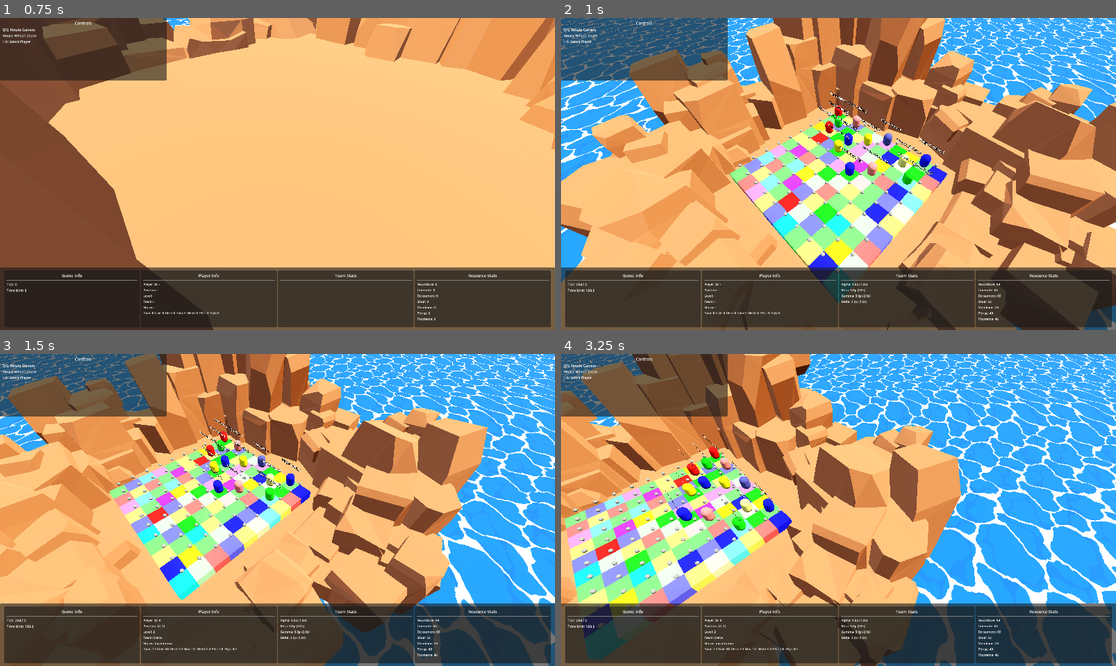
Above: before the commit, frames 1-4 (two rows, left to right).
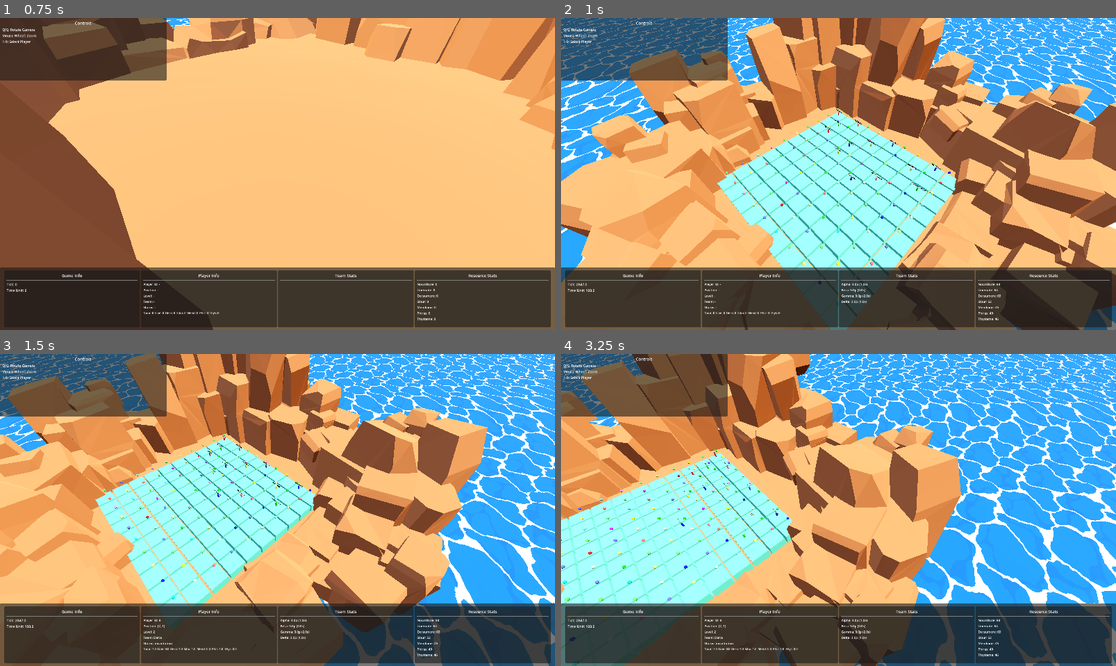
Above: after the commit, the same moments.

Repository: hugomgris/Zappy
Game: Godot game, scene res://scenes/main.tscn
Same seed, same stepped clock (60 frames per second), same inputs: the game is played once before the commit and once after it.
Inputs (mouse positions are in pixels of both pictures, inside the frame that each line leads up to):
- Up to frame 1 (0.75 s): tap Enter at 0.5 s; move the mouse to (399, 158) at 0.52 s; hold D (right) from 0.53 s (still down); tap 1 at 0.6 s; click (399, 158) at 0.67 s
- Up to frame 2 (1 s): keep holding D (right)
- Up to frame 3 (1.5 s): move the mouse to (166, 525) at 1.27 s; release D (right) at 1.28 s; hold S (down) from 1.28 s (still down); tap 9 at 1.35 s
- Up to frame 4 (3.25 s): move the mouse to (894, 441) at 2.02 s; release S (down) at 2.03 s; hold D (right) 2.03-2.78 s; tap 1 at 2.1 s; move the mouse to (810, 572) at 2.77 s; hold W (up) from 2.78 s (still down); tap 9 at 2.85 s; click (810, 572) at 2.92 s

Frame 1 is identical in both runs. In frame 2, 14% of the frame differs, in the area x 28-72%, y 23-100%; in frame 3, 12%; in frame 4, 15%, in the area x 0-42%, y 25-100%.

Commit message:
developing, developing...

Diff:
--- a/zappy_godot/scenes/GameWorldManager.gd
+++ b/zappy_godot/scenes/GameWorldManager.gd
@@ -47,7 +47,52 @@
 			tiles[Vector2i(x, y)] = tile_scene
 
 			# Update tile visual with current data
-			_update_tile_visual(x, y)
+			#_update_tile_visual(x, y)
+			_set_up_tile(x, y)
+
+func _set_up_tile(x: int,y: int):
+	var tile_pos = Vector2i(x, y)
+	if not tiles.has(tile_pos):
+		return
+
+	var tile_scene = tiles[tile_pos]
+	var tile_data = GameData.get_tile_data(x, y)
+	if not tile_data:
+		return
+
+	var marker_1 := tile_scene.get_node("Marker3D") as Marker3D
+	var resource_scene := preload("res://scenes/tile/resource.tscn").instantiate()
+	var mesh_instance := resource_scene.get_node("MeshInstance3D") as MeshInstance3D
+	if (marker_1 and resource_scene and mesh_instance.material_override):
+		var new_material := mesh_instance.material_override.duplicate() as StandardMaterial3D
+
+		var max_resource = 0
+		var dominant_resource = ""
+		for resource in tile_data.resources:
+			if tile_data.resources[resource] > max_resource:
+				max_resource = tile_data.resources[resource]
+				dominant_resource = resource
+
+		var resource_colors = {
+			"nourriture": Color.GREEN,
+			"linemate": Color.YELLOW,
+			"deraumere": Color.BLUE,
+			"sibur": Color.RED,
+			"mendiane": Color.PURPLE,
+			"phiras": Color.ORANGE,
+			"thystame": Color.CYAN
+		}
+
+		if dominant_resource != "" and max_resource > 0:
+			var base_color = resource_colors.get(dominant_resource, Color.GRAY)
+			var intensity = min(float(max_resource) / 3.0, 1.0)
+			new_material.albedo_color = base_color * intensity + Color.WHITE * (1.0 - intensity)
+		else:
+			new_material.albedo_color = Color(0.3, 0.3, 0.3)
+
+		mesh_instance.material_override = new_material
+		marker_1.add_child(resource_scene)
+		resource_scene.global_transform = marker_1.global_transform
 
 func _update_tile_visual(x: int, y: int):
 	"""Update a single tile's visual representation"""
--- a/zappy_godot/scenes/main.tscn
+++ b/zappy_godot/scenes/main.tscn
@@ -25,7 +25,6 @@
 [node name="WorldManager" type="Node3D" parent="."]
 unique_name_in_owner = true
 script = ExtResource("4_ya4ey")
-gap = 0.0
 
 [node name="PlayerManager" type="Node3D" parent="."]
 script = ExtResource("5_eb6dy")
--- a/zappy_godot/scenes/player/Player.tscn
+++ b/zappy_godot/scenes/player/Player.tscn
@@ -4,12 +4,12 @@
 albedo_color = Color(1, 0, 0, 1)
 
 [sub_resource type="CapsuleMesh" id="CapsuleMesh_5q5h1"]
-radius = 0.3
-height = 1.0
+radius = 0.05
+height = 0.3
 
 [sub_resource type="CapsuleShape3D" id="CapsuleShape3D_player"]
-radius = 0.3
-height = 1.0
+radius = 0.05
+height = 0.3
 
 [node name="Player" type="CharacterBody3D"]
 
@@ -21,6 +21,6 @@
 shape = SubResource("CapsuleShape3D_player")
 
 [node name="Label3D" type="Label3D" parent="."]
-transform = Transform3D(1, 0, 0, 0, 1, 0, 0, 0, 1, 0, 1.28566, 0)
+transform = Transform3D(1, 0, 0, 0, 1, 0, 0, 0, 1, 0, 0.26290846, 0)
 text = "Player"
-font_size = 50
+font_size = 20
--- a/zappy_godot/scenes/player/PlayerManager.gd
+++ b/zappy_godot/scenes/player/PlayerManager.gd
@@ -7,7 +7,7 @@
 var players = {}
 
 # Configuration constants
-const PLAYER_HEIGHT = 0.5
+const PLAYER_HEIGHT = 0.3
 const MOVEMENT_TWEEN_DURATION = 0.3
 
 # Team colors configuration
--- a/zappy_godot/scenes/tile/TileManager.gd
+++ b/zappy_godot/scenes/tile/TileManager.gd
@@ -3,8 +3,9 @@
 @onready var marker_3d: Marker3D = %Marker3D
 
 func _ready() -> void:
-	const resource = preload("res://scenes/tile/resource.tscn")
+	"""const resource = preload("res://scenes/tile/resource.tscn")
 	var new_resource = resource.instantiate()
 	%Marker3D.add_child(new_resource)
 
-	new_resource.global_transform = %Marker3D.global_transform
+	new_resource.global_transform = %Marker3D.global_transform"""
+	pass
--- a/zappy_godot/scenes/tile/resource.tscn
+++ b/zappy_godot/scenes/tile/resource.tscn
@@ -1,7 +1,17 @@
-[gd_scene load_steps=2 format=3 uid="uid://wgvnwfc4tct4"]
+[gd_scene load_steps=4 format=3 uid="uid://b6ep8vty1o72l"]
 
-[sub_resource type="SphereMesh" id="SphereMesh_3jy6n"]
+[sub_resource type="StandardMaterial3D" id="StandardMaterial3D_lfbv5"]
+albedo_color = Color(1, 1, 0.56078434, 1)
 
-[node name="MeshInstance3D" type="MeshInstance3D"]
-transform = Transform3D(0.2, 0, 0, 0, 0.2, 0, 0, 0, 0.2, 0, 0, 0)
-mesh = SubResource("SphereMesh_3jy6n")
+[sub_resource type="SphereMesh" id="SphereMesh_lfbv5"]
+
+[sub_resource type="SphereShape3D" id="SphereShape3D_wtktk"]
+
+[node name="StaticBody3D" type="StaticBody3D"]
+
+[node name="MeshInstance3D" type="MeshInstance3D" parent="."]
+material_override = SubResource("StandardMaterial3D_lfbv5")
+mesh = SubResource("SphereMesh_lfbv5")
+
+[node name="CollisionShape3D" type="CollisionShape3D" parent="."]
+shape = SubResource("SphereShape3D_wtktk")
--- a/zappy_godot/scenes/tile/tile.tscn
+++ b/zappy_godot/scenes/tile/tile.tscn
@@ -20,10 +20,10 @@
 transform = Transform3D(1, 0, 0, 0, 1, 0, 0, 0, 1, 0, -0.468949, 0)
 shape = SubResource("BoxShape3D_1abcd")
 
-[node name="MeshInstance3D2" parent="." instance=ExtResource("3_002hm")]
-transform = Transform3D(0.2, 0, 0, 0, 0.2, 0, 0, 0, 0.2, -0.3305885, 0.3709768, -0.306934)
-visible = false
-
 [node name="Marker3D" type="Marker3D" parent="."]
 unique_name_in_owner = true
-transform = Transform3D(0.2, 0, 0, 0, 0.2, 0, 0, 0, 0.2, -0.31764132, 0.37788123, -0.27851942)
+transform = Transform3D(0.15, 0, 0, 0, 0.15, 0, 0, 0, 0.15, -0.31764132, 0.37788123, -0.27851942)
+
+[node name="placeholder_resource" parent="." instance=ExtResource("3_bibkx")]
+transform = Transform3D(0.345, 0, 0, 0, 0.345, 0, 0, 0, 0.345, 0, 0.43276364, 0)
+visible = false
Not shown: 1 places in zappy_godot/scenes/tile/tile.tscn that only renumber resources
